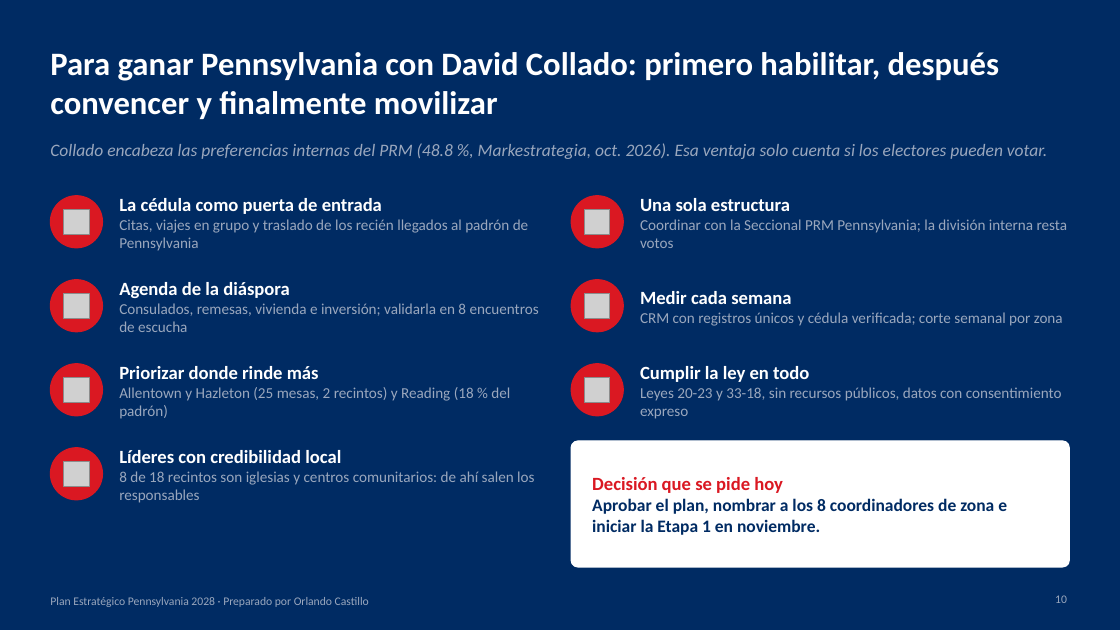
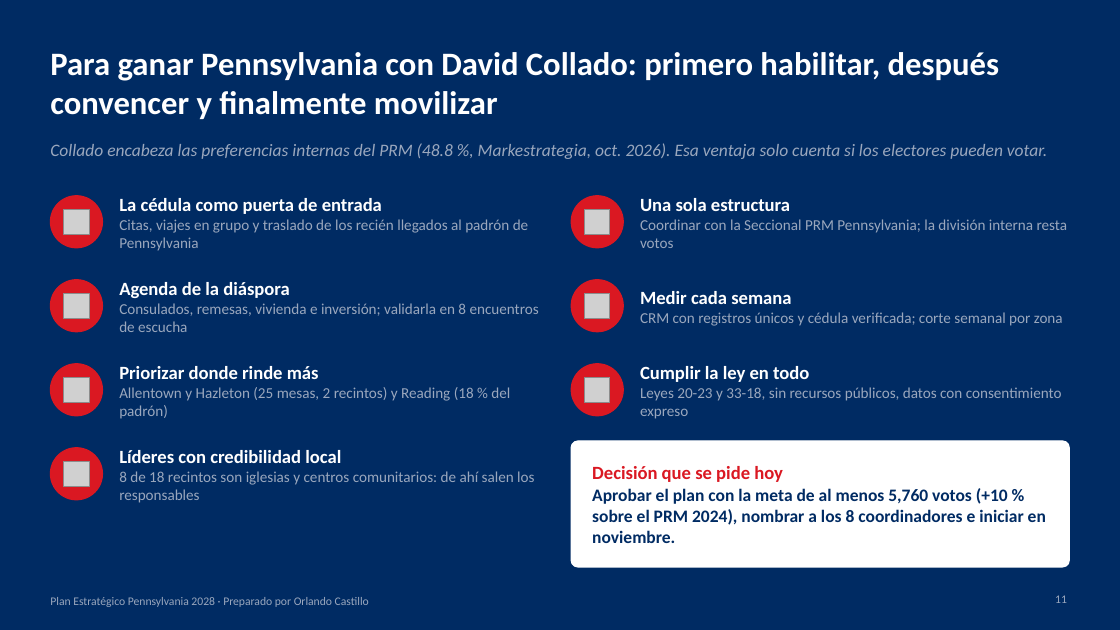
Before and after one commit to rcastillo9556/pdf-toolkit, a slide deck: slide 11 of presentaciones/Plan_Estrategico_Pennsylvania_2028.pptx (slide 10 before the commit). Drawn at 1120x630 pixels with LibreOffice and Linux fonts; fonts in the diff are those of the drawing; grey boxes stand for pictures. Boxes give left, top, right and bottom in pixels: in the first picture for what was removed or moved away, otherwise in the second. Text is boxed around its words. In the diff, an @@ line names an element or a change of style, - is before the commit and + after.

```diff
--- a/presentaciones/Plan_Estrategico_Pennsylvania_2028.pptx
+++ b/presentaciones/Plan_Estrategico_Pennsylvania_2028.pptx
@@ text at bbox=[592, 488, 1046, 543]: text changed @@
-Aprobar el plan, nombrar a los 8 coordinadores de zona e iniciar la Etapa 1 en noviembre.
+Aprobar el plan con la meta de al menos 5,760 votos (+10 % sobre el PRM 2024), nombrar a los 8 coordinadores e iniciar en noviembre.
@@ page number at bbox=[1055, 595, 1067, 603]: text changed @@
-10
+11
```
Also in this commit, not shown: 1 slide added, 1 other file.
